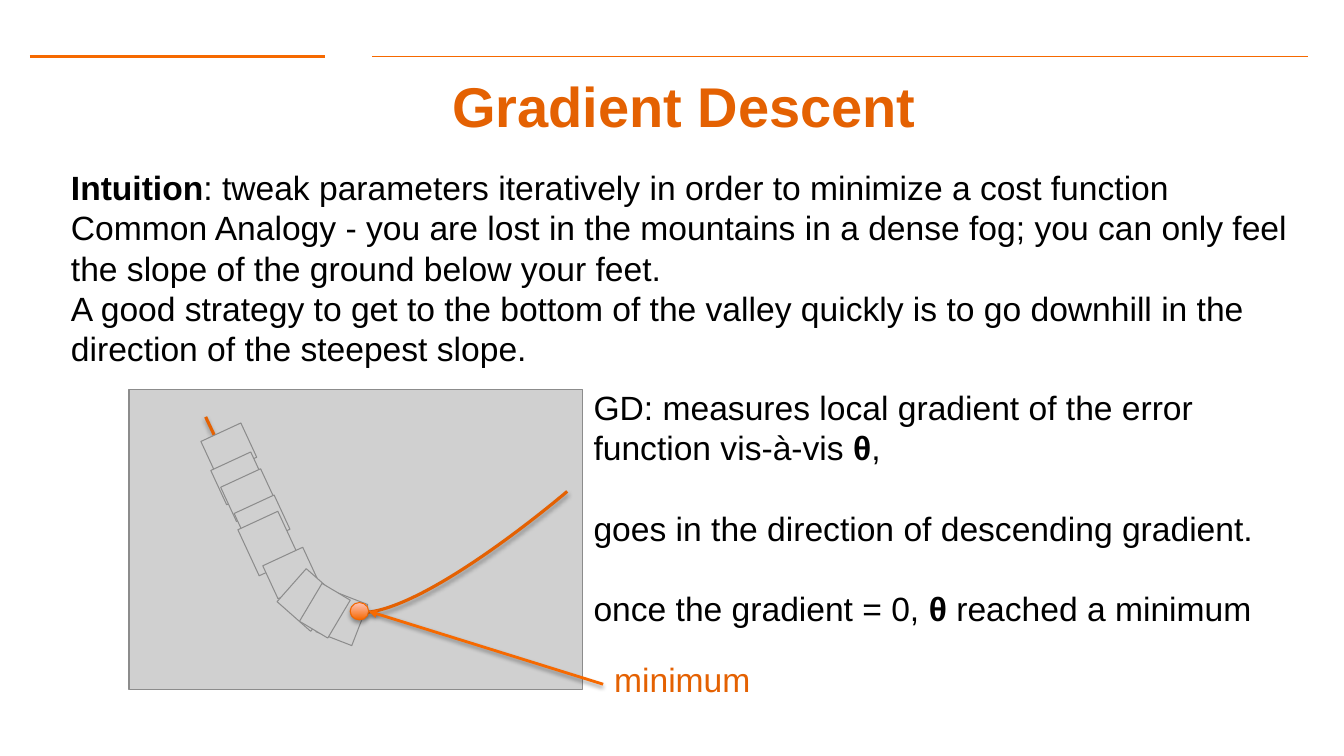
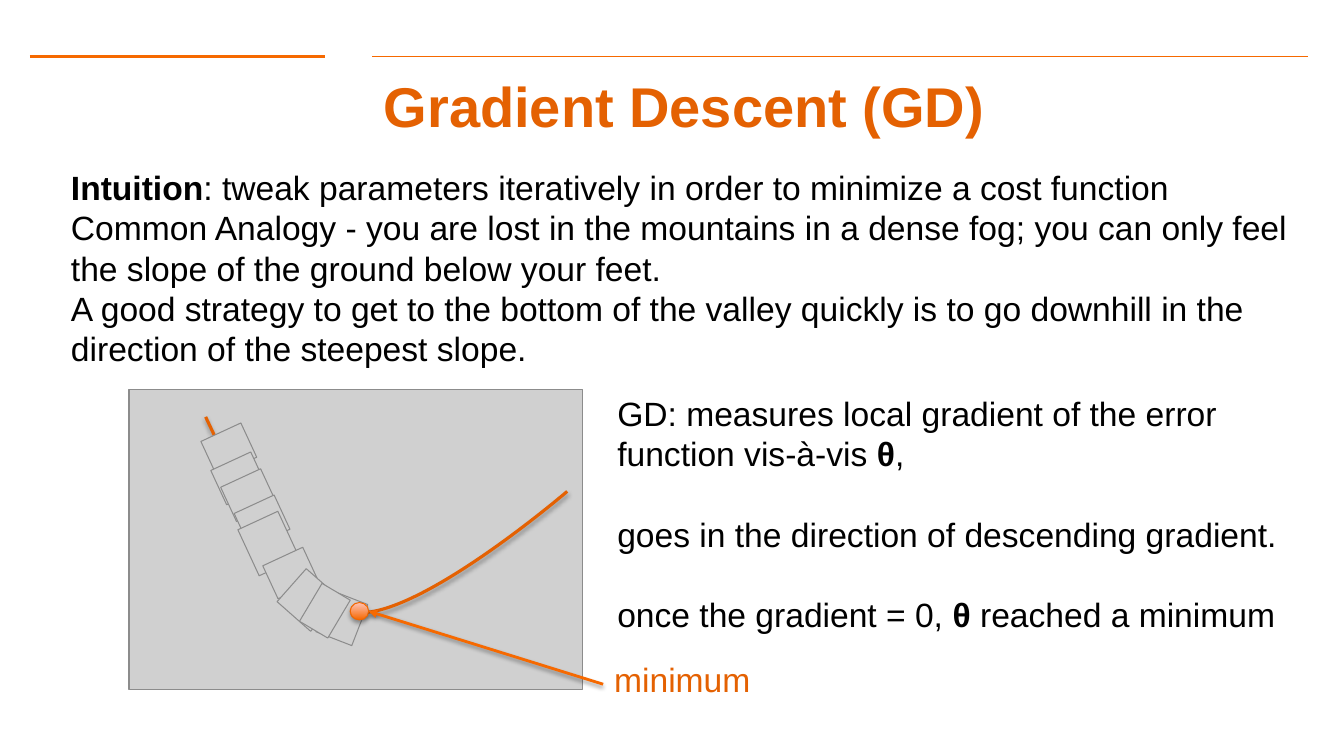
Before and after one commit to gk5951/RIT-DSCI-633-FDS, a slide deck: slide 19 of Syllabus/Lecture04/Lec04.pptx (slide 17 before the commit). Drawn at 1344x756 pixels with LibreOffice and Linux fonts; fonts in the diff are those of the drawing; grey boxes stand for pictures; background and template pictures are left out. Boxes give left, top, right and bottom in pixels: in the first picture for what was removed or moved away, otherwise in the second. Text is boxed around its words. In the diff, an @@ line names an element or a change of style, - is before the commit and + after.

```diff
--- a/Syllabus/Lecture04/Lec04.pptx
+++ b/Syllabus/Lecture04/Lec04.pptx
@@ title at bbox=[384, 86, 984, 136]: text changed @@
-Gradient Descent
+Gradient Descent (GD)
@@ text "GD: measures local gradient of ...": place and size @@
-text "GD: measures local gradient of ..." at bbox=[594, 395, 1253, 628]
+text "GD: measures local gradient of ..." at bbox=[617, 401, 1277, 634]
```
Also in this commit, not shown: 2 slides added, 1 other file.
